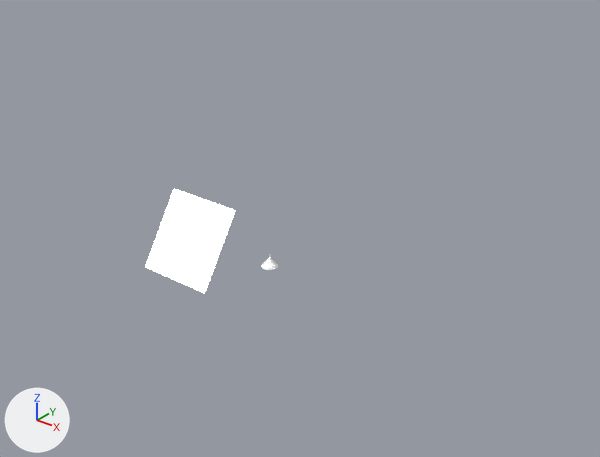
The Blender file 04 - Animated Lamp/Animated Lamp.blend as it was, and as the next commit left it.
Rendered twice from a 50 mm lens placed at (30.4, -34.9, 25.9), pointed at (2.3, 0.2, 4.1). Lighting does not change. The marker at lower left points along +X, +Y and +Z.

Script lines for the objects in view, before the commit:
```python
me_mesh = bpy.data.meshes.new('Mesh')
me_mesh.from_pydata(...)  # 2640 vertices, 2592 faces; spans x -0.54..0.54, y -0.54..0.54, z -0.088..0.722
me_plane_001 = bpy.data.meshes.new('Plane.001')
me_plane_001.from_pydata(...)  # 20 vertices, 9 faces; spans x -1.01..0.99, y -1.01..0.99, z 0.0..1.73
me_plane_001.polygons.foreach_set('use_smooth', [True] * 9)
me_plane_002 = bpy.data.meshes.new('Plane.002')
me_plane_002.from_pydata([(-1.0, -1.0, 0.0), (1.0, -1.0, 0.0), (-1.0, 1.0, 0.0), (1.0, 1.0, 0.0)], [], [(0, 1, 3, 2)])
me_plane_002.polygons.foreach_set('use_smooth', [True] * 1)
me_plane_002.materials.append(mat_light)  # white #e7e7e7
ob_backdrop = bpy.data.objects.new('Backdrop', me_plane_001)
ob_backdrop.location = (0.07, 0.07, 0.0)
ob_backdrop.scale = (15.0, 7.5, 7.5)
ob_backdrop.hide_viewport = True
ob_base_lamp = bpy.data.objects.new('Base Lamp', me_mesh)
ob_base_lamp.location = (0.0, 0.0, 0.97)
ob_plane = bpy.data.objects.new('Plane', me_plane_002)
ob_plane.location = (0.0, -6.72, 5.39)
ob_plane.rotation_euler = (0.99, 0.0, 0.0)  # degrees (57, 0, 0)
ob_plane.scale = (2.37, 2.37, 2.37)
```
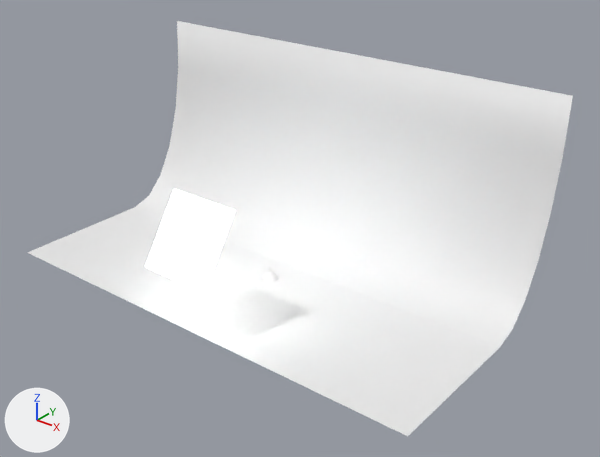
Where the change shows, as pixel boxes [x1, y1, x2, y2] in the pictures (600 x 457 px):
'Backdrop', shown: after [27, 21, 573, 436]
'Base Lamp', moved: before [261, 254, 278, 270]; after [261, 271, 278, 282]

The edits, one by one:
Object 'Base Lamp' (ob_base_lamp) moves from (0.0, 0.0, 0.97) to (0.0, 0.0, 0.12).
Object 'Backdrop' (ob_backdrop) is now shown.
